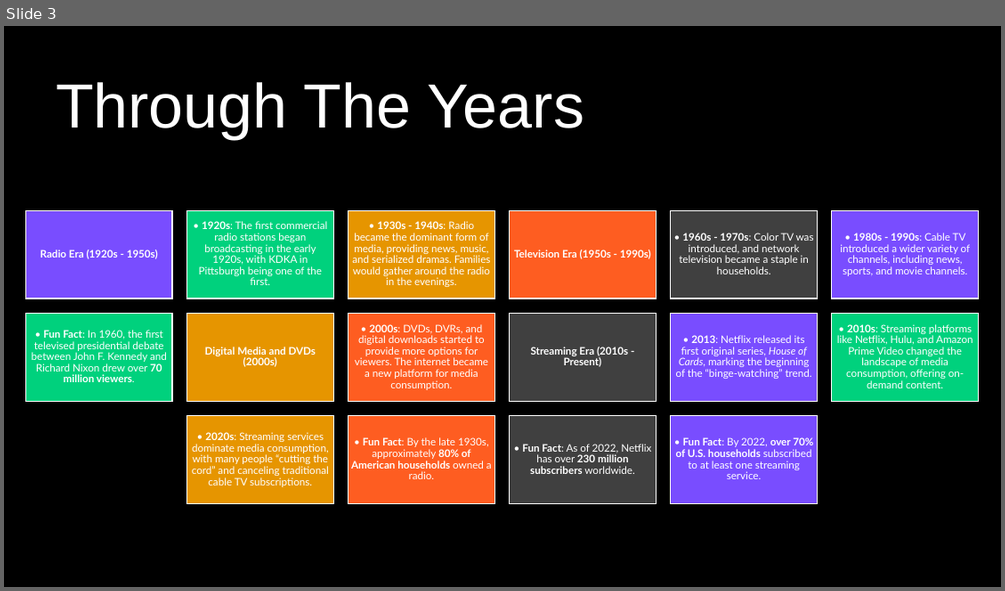
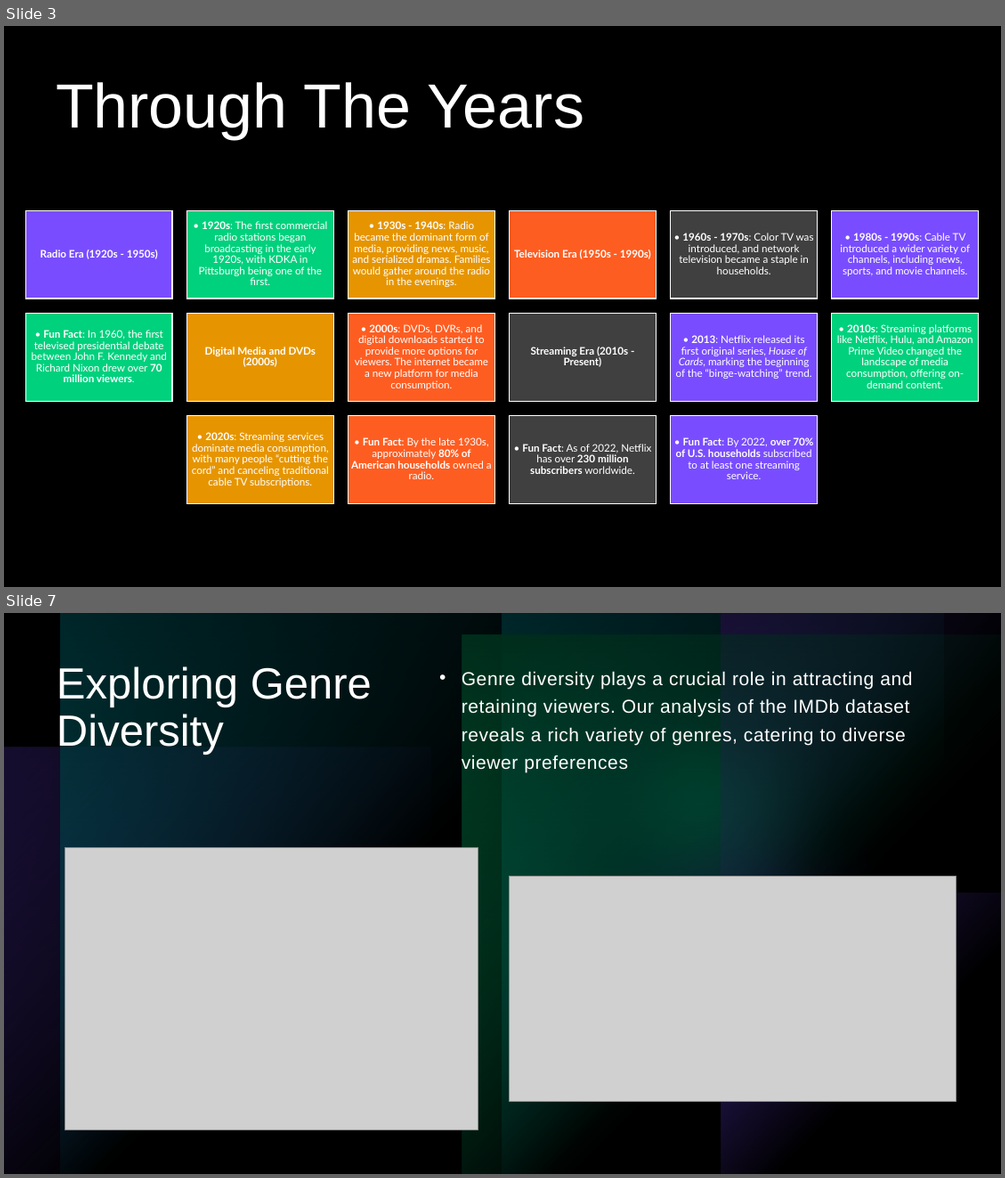
Before and after one commit to lanahuyen/media_tv, a slide deck: Presentation1.pptx. Shown one above the other, each under a label of ours: slide 3 before the commit, slides 3 and 7 after it; the slides between them are not shown. The pictures are 1005x591 and 1005x1178 pixels, drawn with LibreOffice and Linux fonts; fonts in the diff are those of the drawing; grey boxes stand for pictures. Boxes give left, top, right and bottom in pixels: in the first picture for what was removed or moved away, otherwise in the second. Text is boxed around its words. In the diff, an @@ line names an element or a change of style, - is before the commit and + after.

```diff
--- a/Presentation1.pptx
+++ b/Presentation1.pptx
@@ slide 7 added at bbox=[4, 613, 1001, 1174], background #000000; not listed: 5 template elements that a slide beside it also shows @@
@@ rectangle added at bbox=[4, 613, 1001, 1174], fill #000000 @@
@@ rectangle added at bbox=[4, 613, 1001, 1174], fill gradient #000000 @@
@@ group added at bbox=[4, 613, 1001, 1174]: 6 rectangles, 2 ellipses @@
@@ title added at bbox=[57, 666, 372, 755], 42 pt, text #FFFFFF @@
+Exploring Genre Diversity
@@ text added at bbox=[461, 671, 912, 773], 18 pt, text #FFFFFF @@
+• Genre diversity plays a crucial role in attracting and retaining viewers. Our analysis of the IMDb dataset reveals a rich variety of genres, catering to diverse viewer preferences
@@ picture added at bbox=[65, 848, 478, 1130] @@
@@ picture added at bbox=[510, 876, 956, 1102] @@
```
Also in this commit, not shown: 1 slide changed, 8 other slides added, 1 slide removed, 1 other file.
